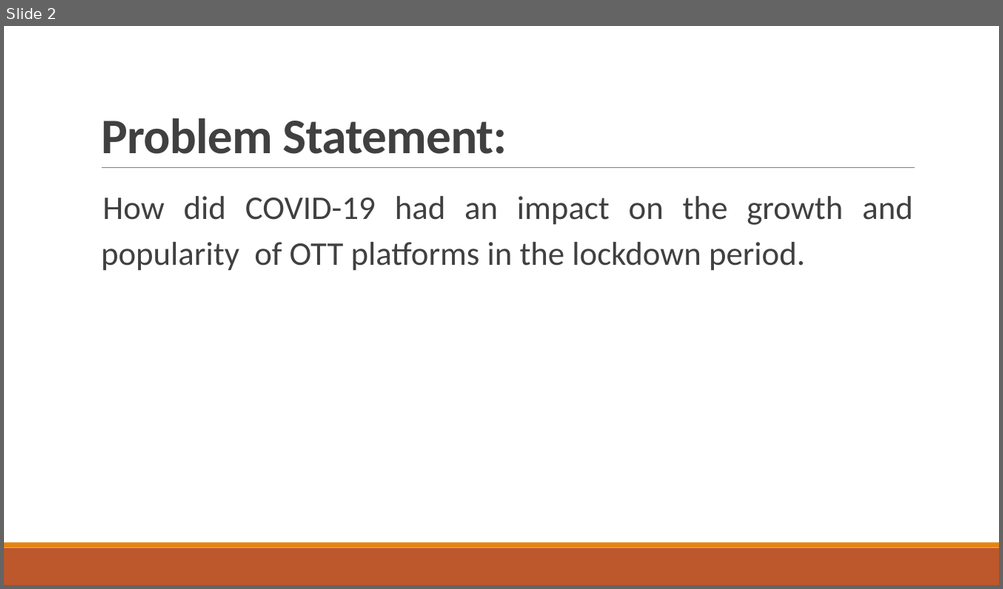
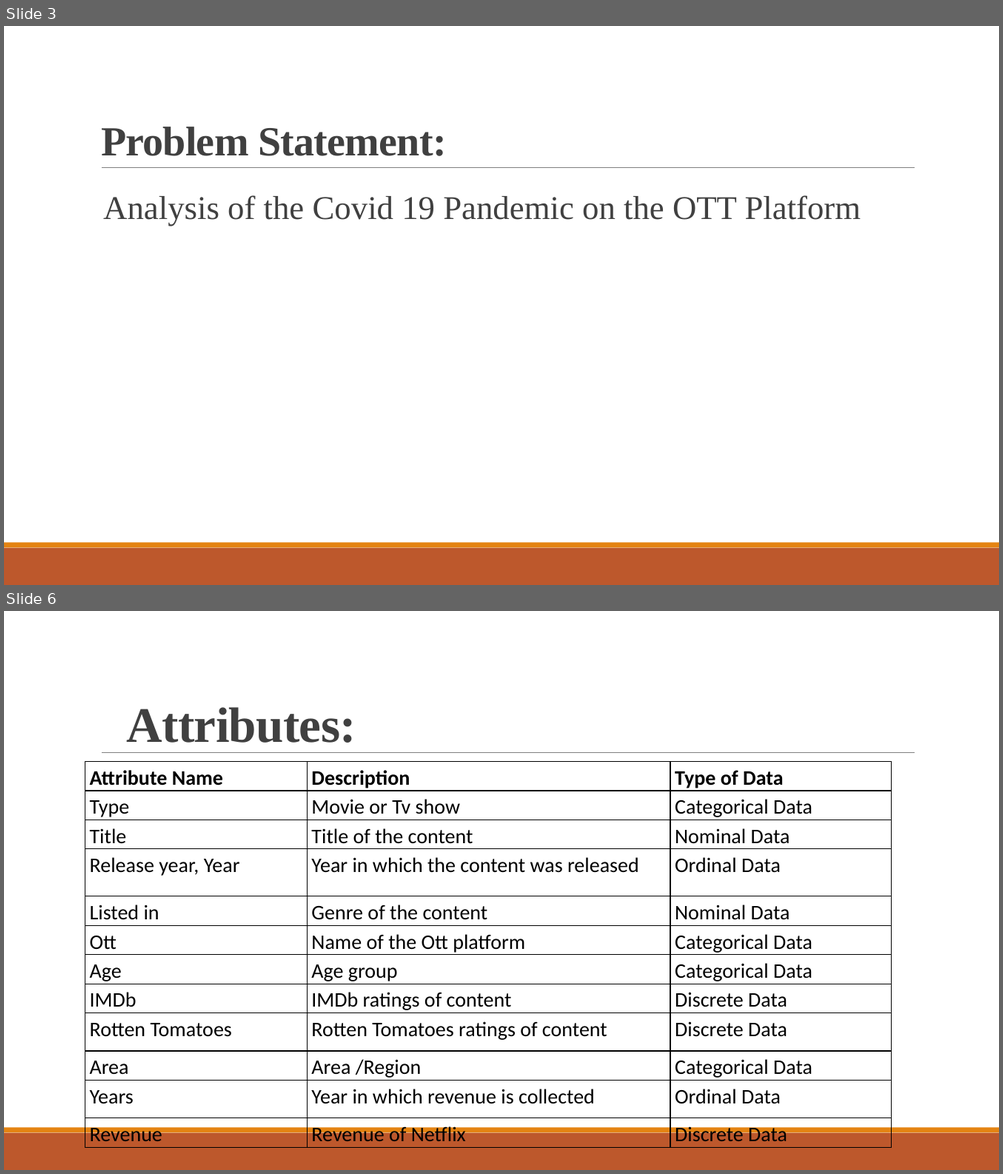
Before and after one commit to Yajas2913/Data-analysis-on-OTT-Platform, a slide deck: EDA_ppt.pptx. Shown one above the other, each under a label of ours: slide 2 before the commit, slides 3 and 6 after it; the slides between them are not shown. The pictures are 1003x589 and 1003x1174 pixels, drawn with LibreOffice and Linux fonts; fonts in the diff are those of the drawing. Boxes give left, top, right and bottom in pixels: in the first picture for what was removed or moved away, otherwise in the second. Text is boxed around its words. In the diff, an @@ line names an element or a change of style, - is before the commit and + after.

```diff
--- a/EDA_ppt.pptx
+++ b/EDA_ppt.pptx
@@ slide 6 added at box(4, 611, 999, 1170), background #FFFFFF; not listed: 3 template elements that a slide beside it also shows @@
@@ title added at box(127, 707, 356, 743), 48 pt, text #404040, bold @@
+Attributes:
@@ table added at box(85, 762, 891, 1145), 12 rows, 3 columns @@
+Attribute Name | Description | Type of Data
+Type | Movie or Tv show | Categorical Data
+Title | Title of the content | Nominal Data
+Release year, Year | Year in which the content was released | Ordinal Data
+Listed in | Genre of the content | Nominal Data
+Ott | Name of the Ott platform | Categorical Data
+Age | Age group | Categorical Data
+IMDb | IMDb ratings of content | Discrete Data
+Rotten Tomatoes | Rotten Tomatoes ratings of content | Discrete Data
+Area | Area /Region | Categorical Data
+Years | Year in which revenue is collected | Ordinal Data
+Revenue | Revenue of Netflix | Discrete Data
@@ what was slide 2 is now slide 3 @@
@@ slide 3 changed as well @@
@@ title "Problem Statement:" at box(101, 127, 447, 156): size 48 to 40 pt, font Calibri to Times New Roman @@
@@ text at box(103, 195, 861, 226): text changed; font Calibri to Times New Roman @@
-  How did COVID-19 had an impact on the growth and popularity of OTT platforms in the lockdown period.
+  Analysis of the Covid 19 Pandemic on the OTT Platform
```
Also in this commit, not shown: 13 other slides changed, 2 other slides added, 10 other files.
